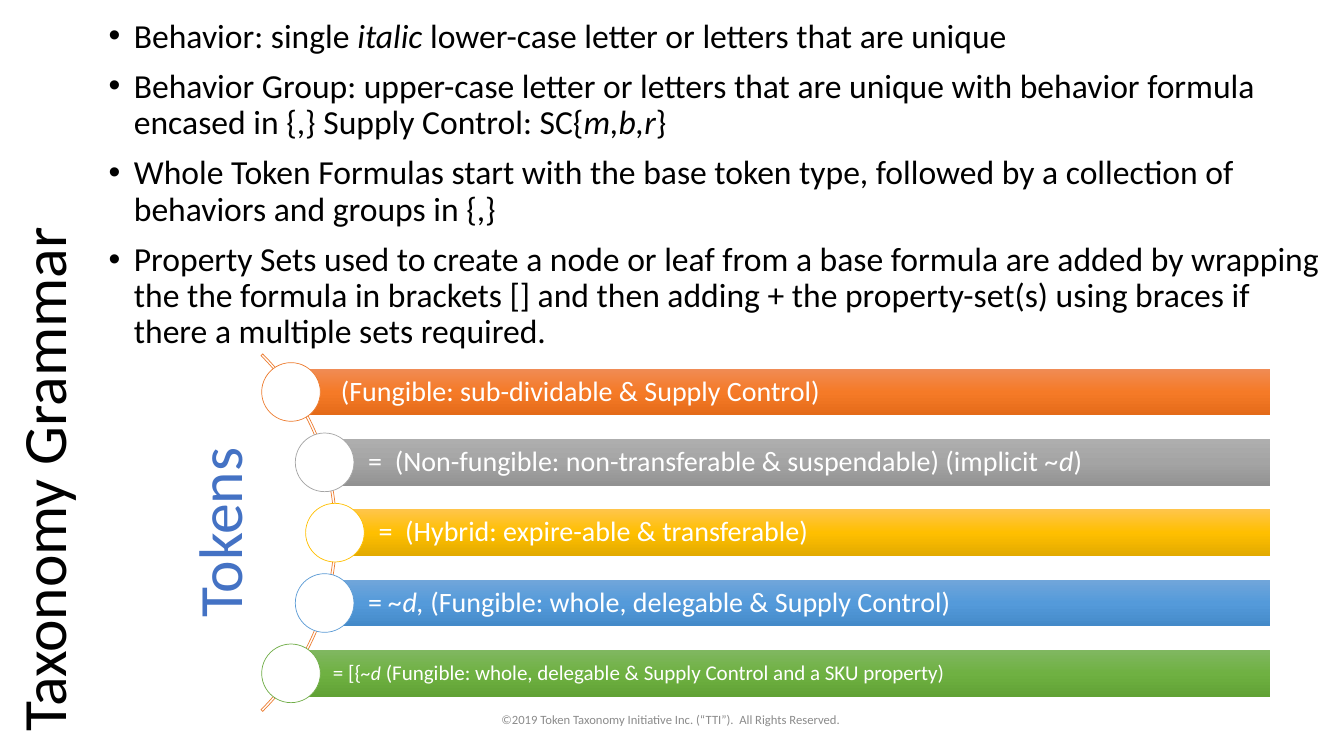
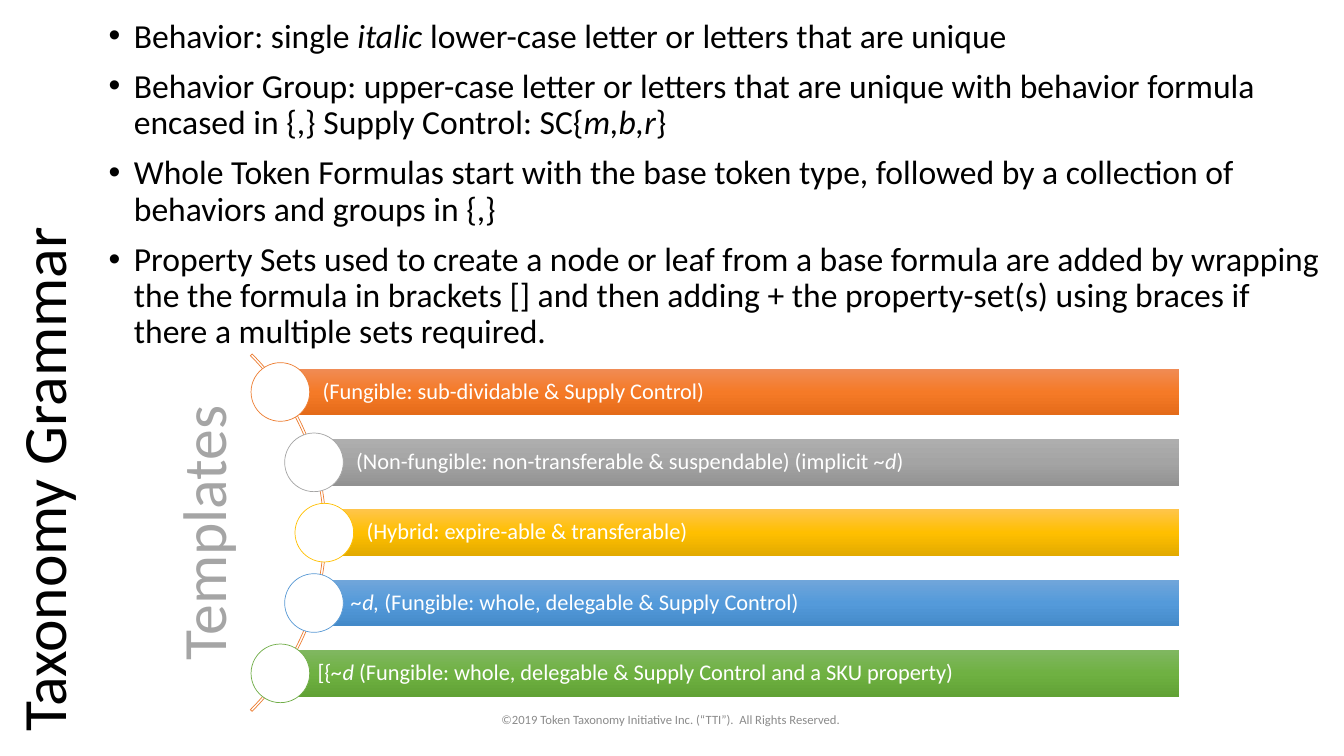
Before and after one commit to vipinsun/TokenTaxonomyFramework-pub, a slide deck: slide 20 of presentations/TTF-Presentation.pptx (slide 18 before the commit). Drawn at 1344x756 pixels with LibreOffice and Linux fonts; fonts in the diff are those of the drawing. Boxes give left, top, right and bottom in pixels: in the first picture for what was removed or moved away, otherwise in the second. Text is boxed around its words. In the diff, an @@ line names an element or a change of style, - is before the commit and + after.

```diff
--- a/presentations/TTF-Presentation.pptx
+++ b/presentations/TTF-Presentation.pptx
@@ text "(Fungible: sub-dividable & Supply Control)": place and size @@
-text "(Fungible: sub-dividable & Supply Control)" at (341,380,820,406)
+text "(Fungible: sub-dividable & Supply Control)" at (323,383,704,403)
@@ text "(Fungible: sub-dividable & Supply Control)" at (323,383,704,403): size 20 to 16 pt; less space between paragraphs @@
@@ rectangle: place and size @@
-rectangle at (291,369,1270,416)
+rectangle at (280,369,1180,416)
@@ text at (168,432,243,652): text changed; text colour #4472C4 to #A5A5A5 @@
-Tokens
+Templates
@@ rectangle: place and size @@
-rectangle at (325,439,1270,486)
+rectangle at (315,439,1180,486)
@@ text at (356,453,903,473): text changed; size 20 to 16 pt @@
-= (Non-fungible: non-transferable & suspendable) (implicit ~d)
+(Non-fungible: non-transferable & suspendable) (implicit ~d)
@@ rectangle: place and size @@
-rectangle at (335,509,1270,557)
+rectangle at (325,509,1180,557)
@@ text at (367,522,687,543): text changed; size 20 to 16 pt @@
-= (Hybrid: expire-able & transferable)
+(Hybrid: expire-able & transferable)
@@ rectangle: place and size @@
-rectangle at (325,580,1270,627)
+rectangle at (315,580,1180,627)
@@ text at (351,594,799,614): text changed; size 20 to 16 pt @@
-= ~d, (Fungible: whole, delegable & Supply Control)
+~d, (Fungible: whole, delegable & Supply Control)
@@ 5 ellipses, 1 arch (boxed as its full ring): place and size @@
-5 ellipses, 1 arch (boxed as its full ring) at (0,280,364,756)
+5 ellipses, 1 arch (boxed as its full ring) at (0,280,354,756)
@@ rectangle: place and size @@
-rectangle at (291,650,1270,698)
+rectangle at (280,650,1180,698)
@@ text at (318,664,953,684): text changed; size 15 to 16 pt @@
-= [{~d (Fungible: whole, delegable & Supply Control and a SKU property)
+[{~d (Fungible: whole, delegable & Supply Control and a SKU property)
```
Also in this commit, not shown: 15 other slides changed, 5 slides added, 20 other files.
